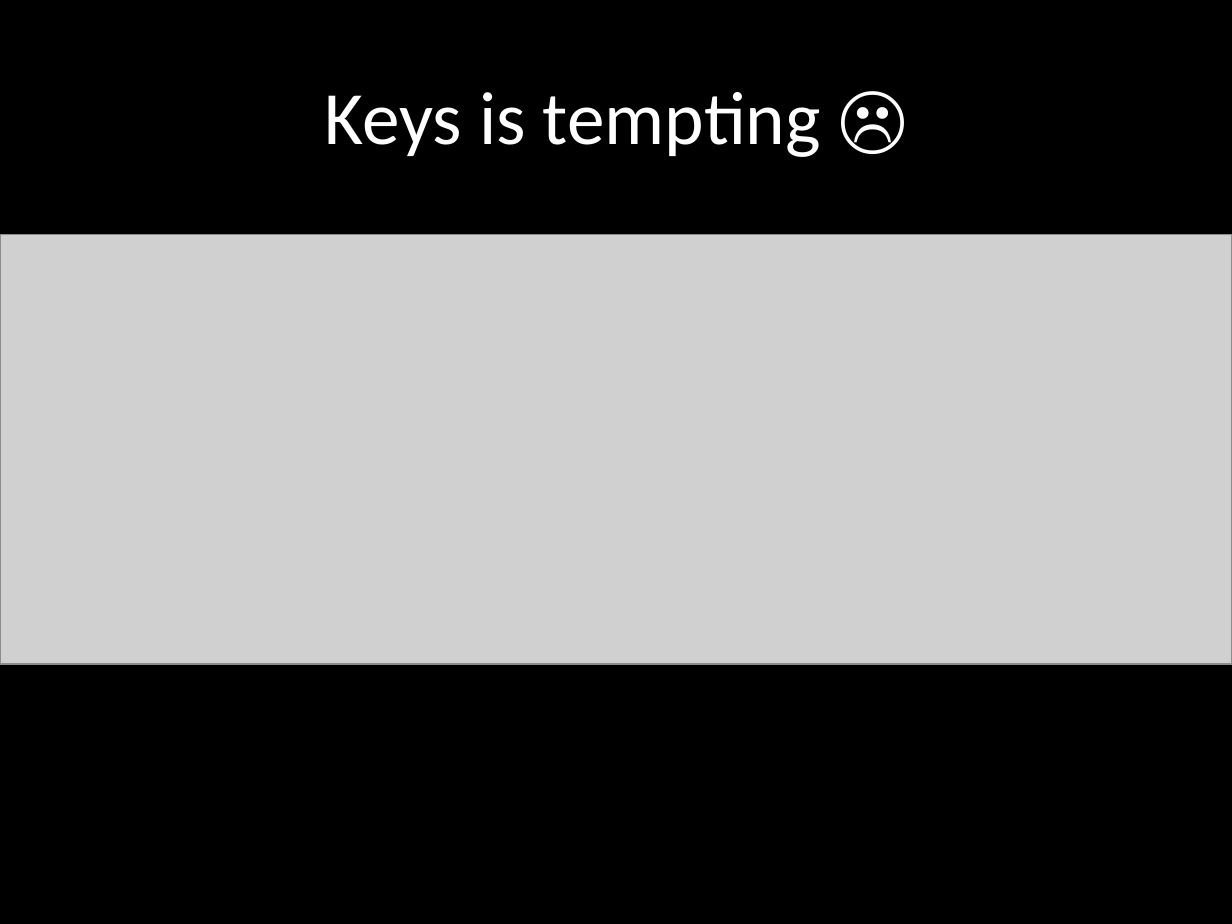
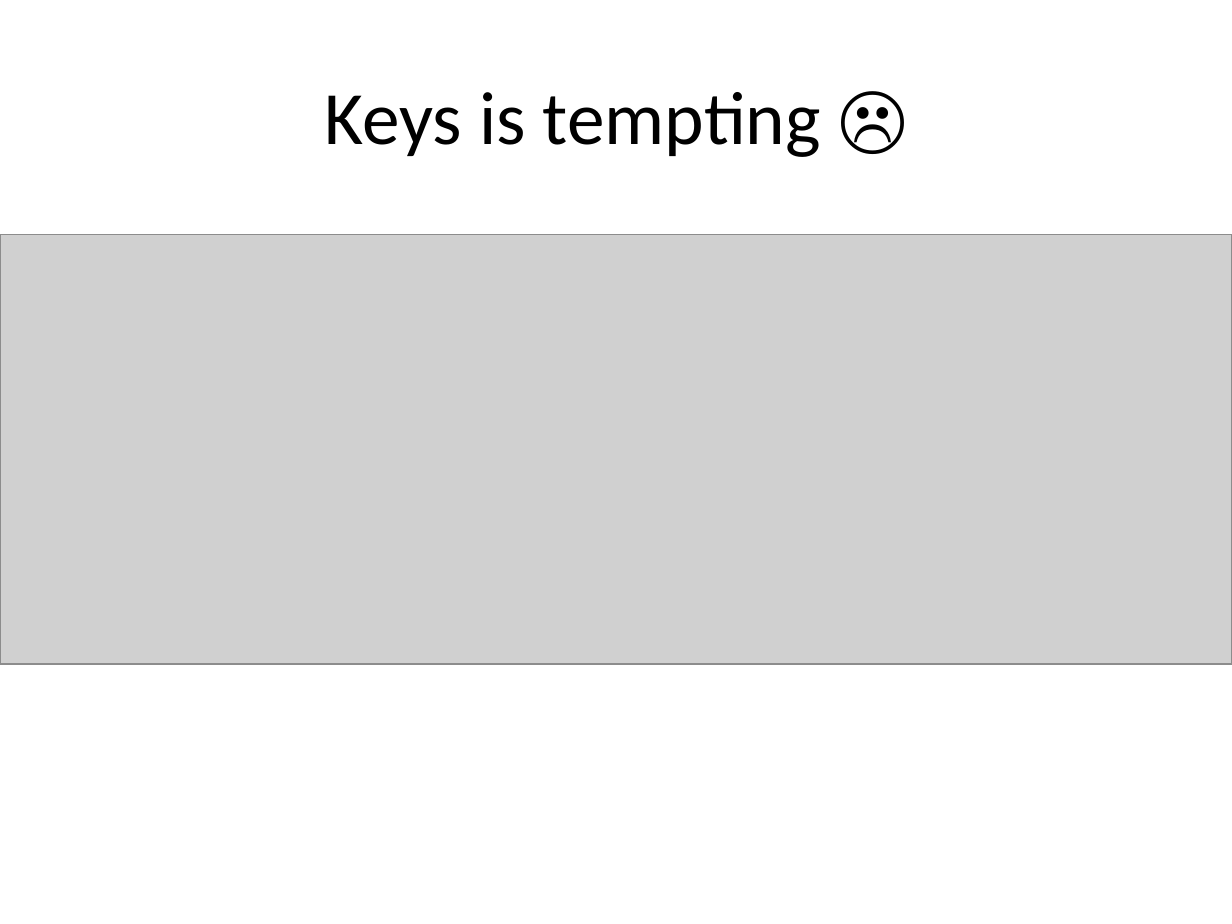
Before and after one commit to redsquirrel/redis-at-groupon, a slide deck: slide 13 of redis-groupon.pptx. Drawn at 1232x924 pixels with LibreOffice and Linux fonts; fonts in the diff are those of the drawing; grey boxes stand for pictures. Boxes give left, top, right and bottom in pixels: in the first picture for what was removed or moved away, otherwise in the second. Text is boxed around its words. In the diff, an @@ line names an element or a change of style, - is before the commit and + after.

```diff
--- a/redis-groupon.pptx
+++ b/redis-groupon.pptx
@@ background #000000 to #FFFFFF @@
@@ title "Keys is tempting ☹" at (x1=324, y1=92, x2=821, y2=157): text colour #FFFFFF to #000000 @@
```
Also in this commit, not shown: 19 other slides changed, 5 slides added, 4 slides removed.
